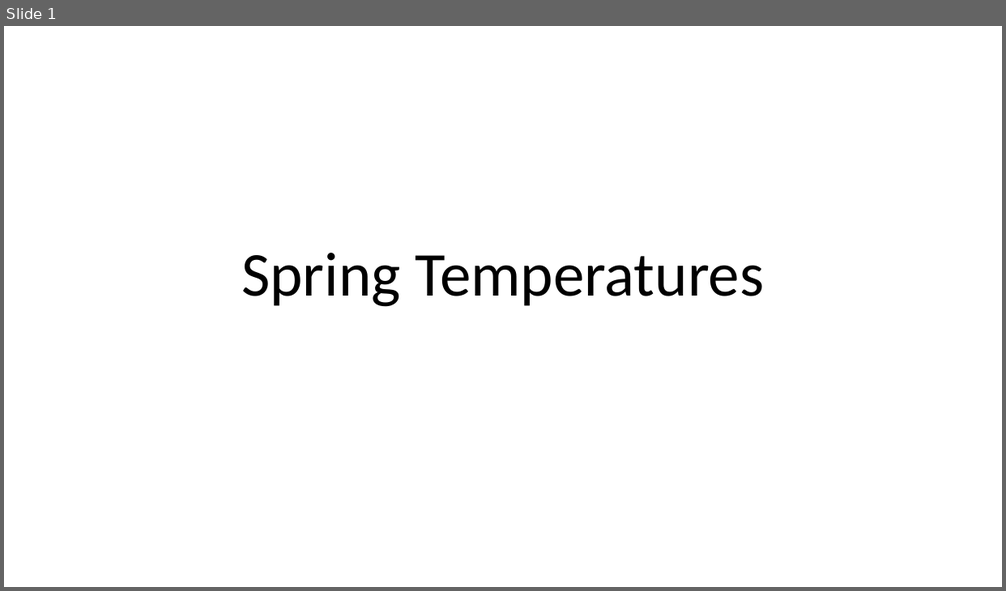
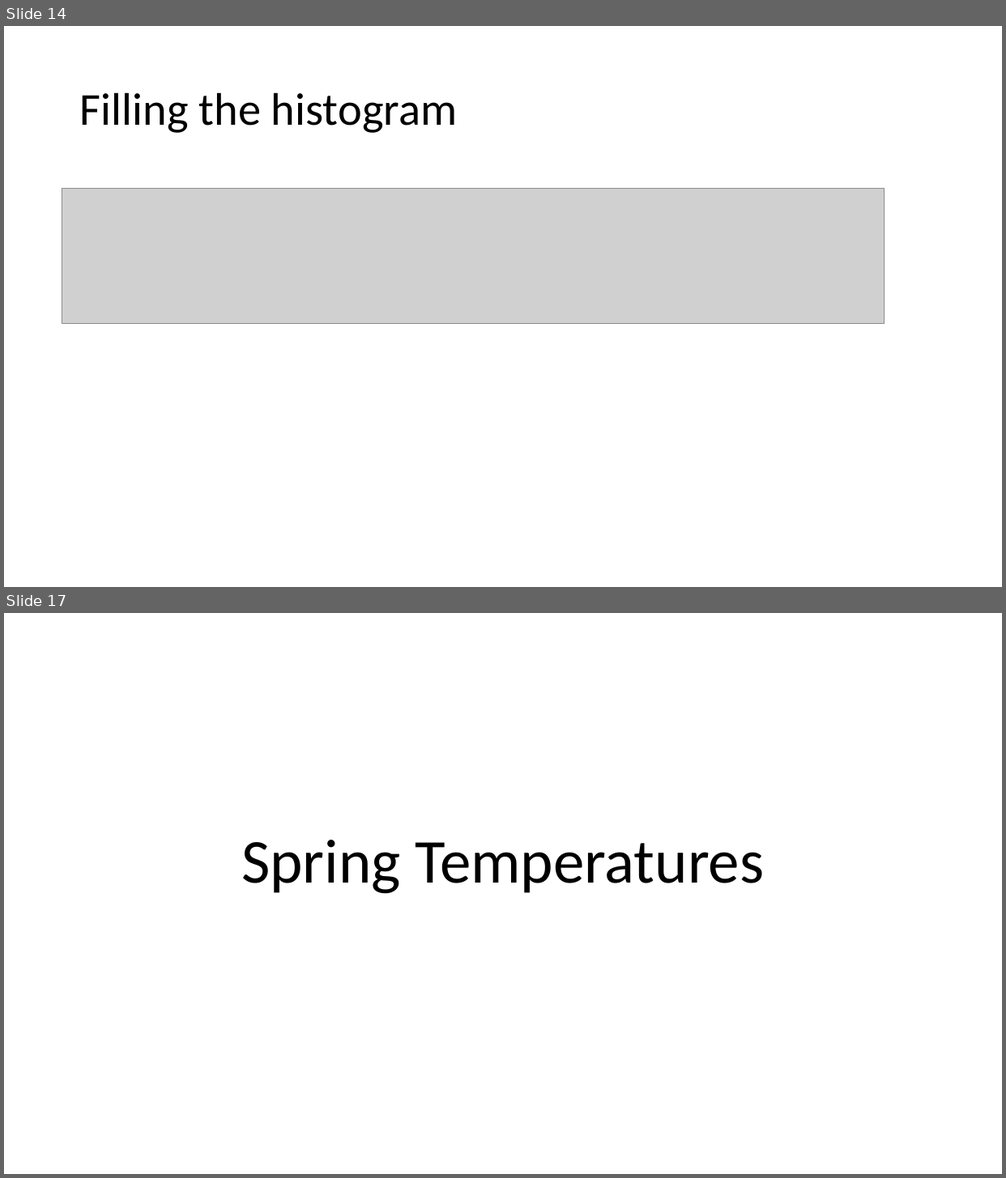
Before and after one commit to gilettejr/GroupC, a slide deck: Presentation/MainPresentation.pptx. Shown one above the other, each under a label of ours: slide 1 before the commit, slides 14 and 17 after it; the slides between them are not shown. The pictures are 1006x591 and 1006x1178 pixels, drawn with LibreOffice and Linux fonts; fonts in the diff are those of the drawing; grey boxes stand for pictures. Boxes give left, top, right and bottom in pixels: in the first picture for what was removed or moved away, otherwise in the second. Text is boxed around its words. In the diff, an @@ line names an element or a change of style, - is before the commit and + after.

```diff
--- a/Presentation/MainPresentation.pptx
+++ b/Presentation/MainPresentation.pptx
@@ slide 14 added at [4, 26, 1002, 587], background #FFFFFF @@
@@ title added at [80, 92, 457, 133], 44 pt, text #000000 @@
+Filling the histogram
@@ picture added at [62, 189, 884, 324] @@
@@ what was slide 1 is now slide 17 @@
```
Also in this commit, not shown: 15 other slides added.
